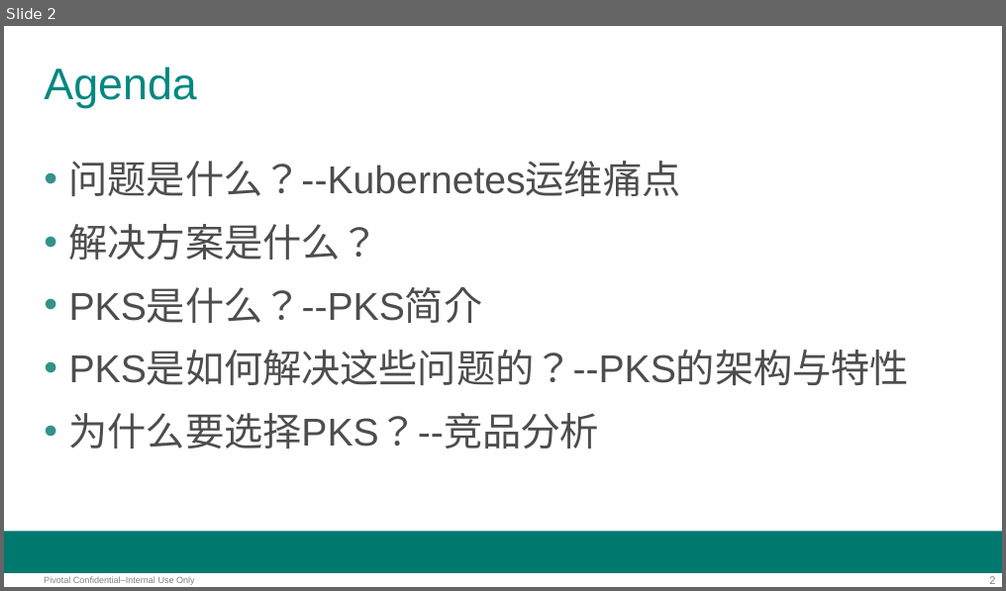
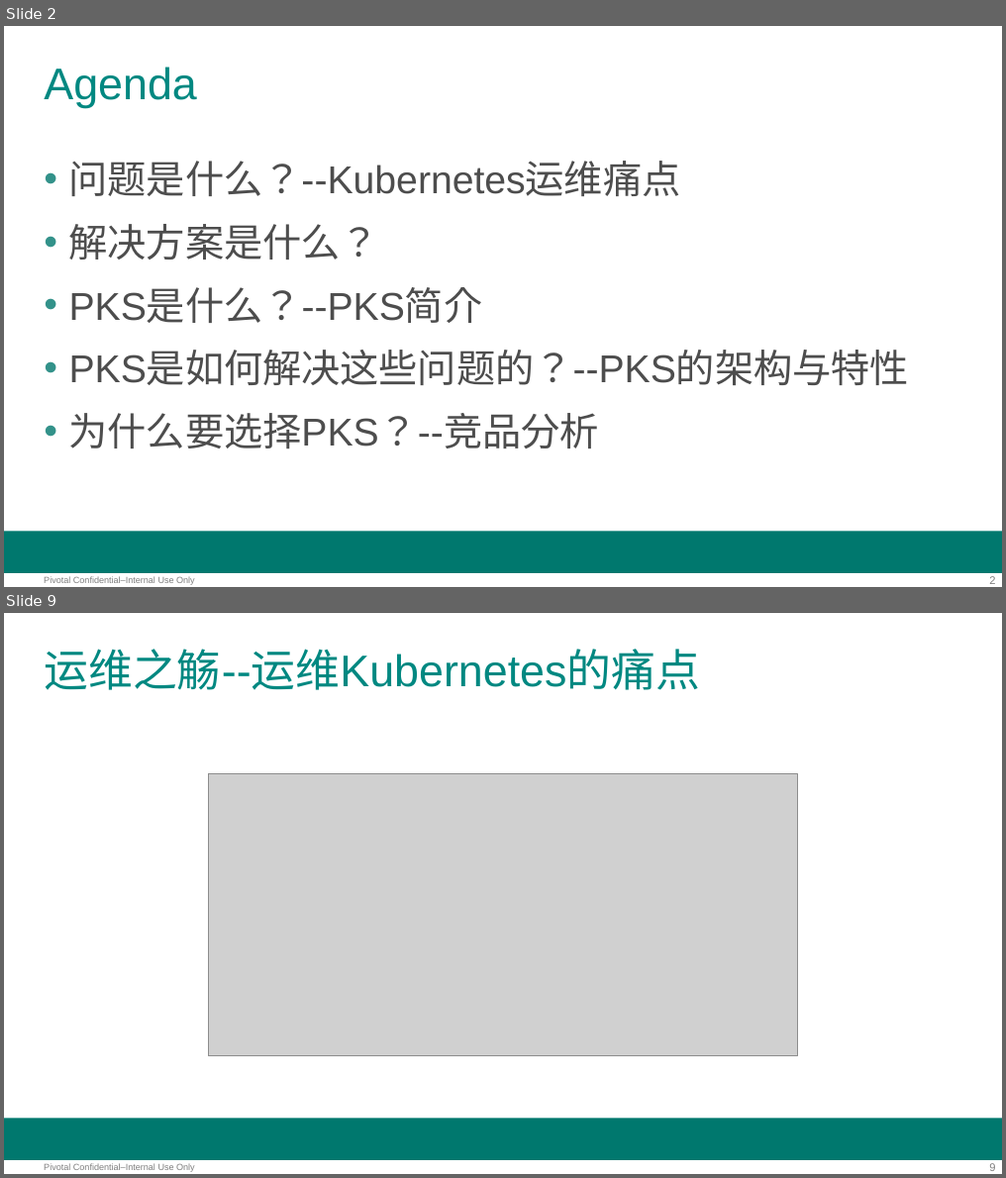
Before and after one commit to 105705362/pksworkshop, a slide deck: workshop.pptx. Shown one above the other, each under a label of ours: slide 2 before the commit, slides 2 and 9 after it; the slides between them are not shown. The pictures are 1006x591 and 1006x1178 pixels, drawn with LibreOffice and Linux fonts; fonts in the diff are those of the drawing; grey boxes stand for pictures; background and template pictures are left out. Boxes give left, top, right and bottom in pixels: in the first picture for what was removed or moved away, otherwise in the second. Text is boxed around its words. In the diff, an @@ line names an element or a change of style, - is before the commit and + after.

```diff
--- a/workshop.pptx
+++ b/workshop.pptx
@@ slide 9 added at box(4, 613, 1002, 1174), background #FFFFFF; not listed: 3 template elements that a slide beside it also shows @@
@@ title added at box(44, 649, 700, 690), 32 pt, text #008881 @@
+运维之觞--运维Kubernetes的痛点
@@ picture added at box(209, 773, 797, 1057) @@
```
Also in this commit, not shown: 5 slides changed, 13 other slides added.
